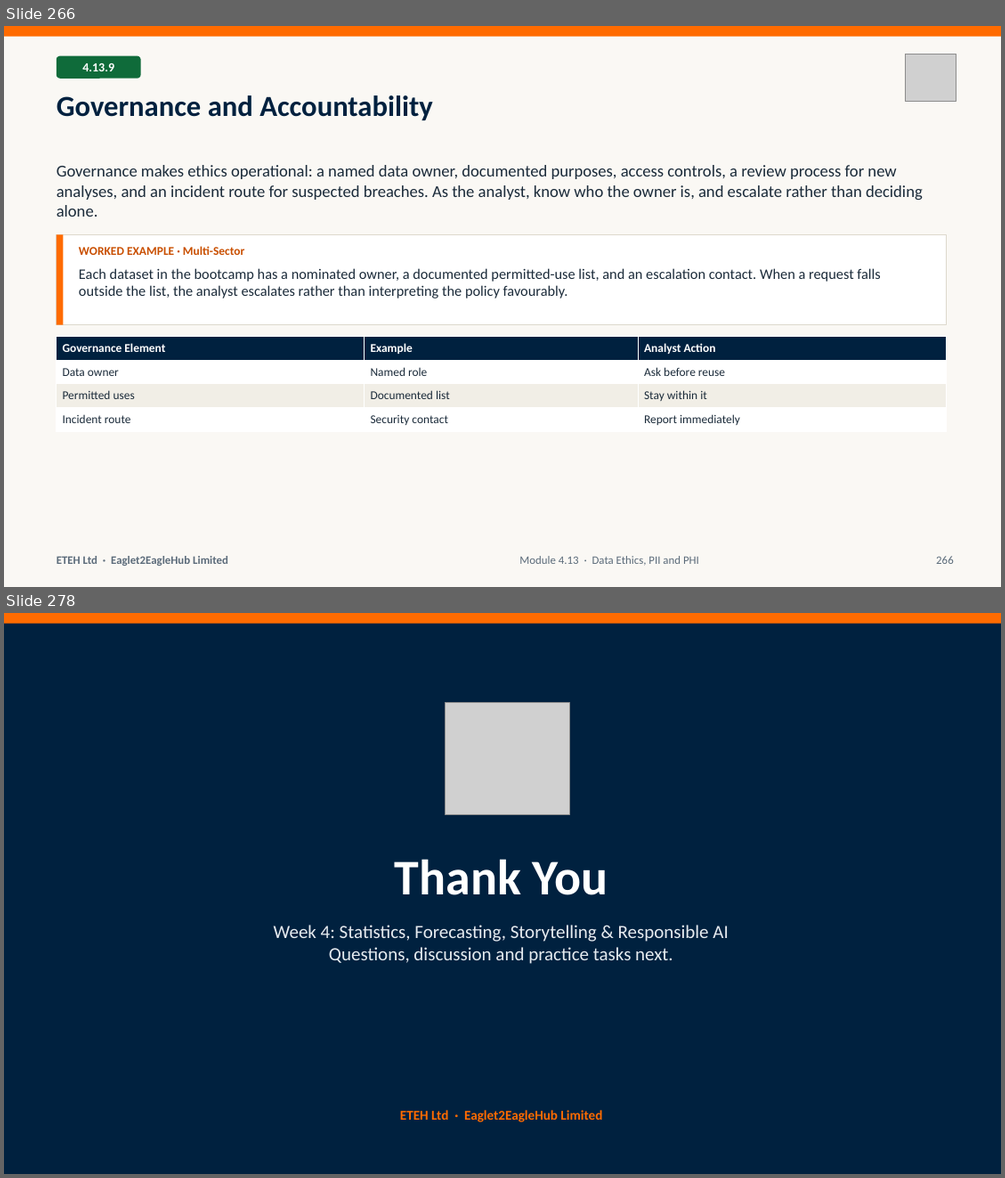
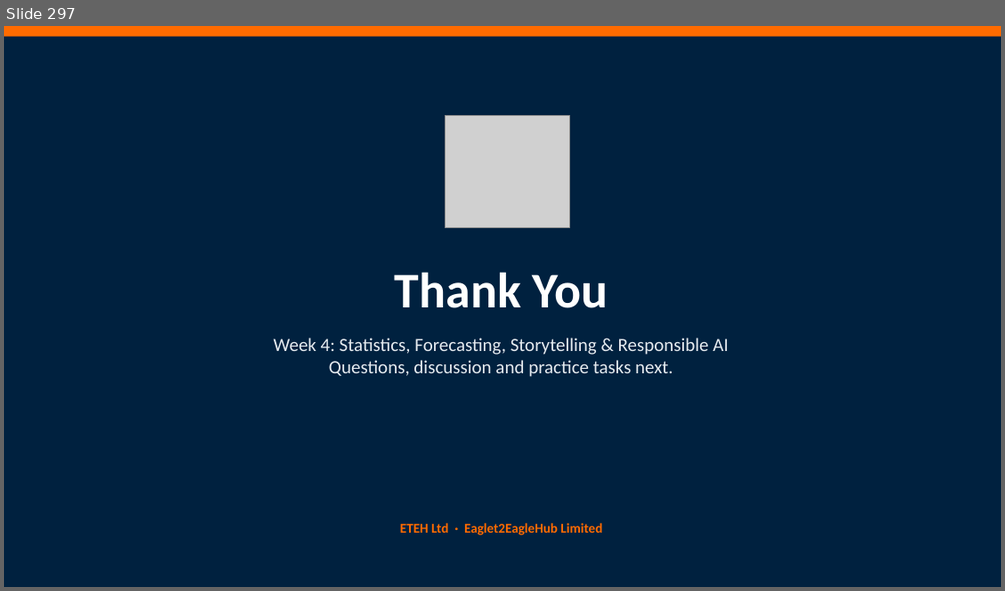
Before and after one commit to MaxiKen/ETEH, a slide deck: ETEH_Bootcamp_Pack/ETEH_Vol4_Week4_Stats_Forecast_AI_Slides.pptx. Shown one above the other, each under a label of ours: slides 266 and 278 before the commit, slide 297 after it; the slides between them are not shown. The pictures are 1005x1178 and 1005x591 pixels, drawn with LibreOffice and Linux fonts; fonts in the diff are those of the drawing; grey boxes stand for pictures. Boxes give left, top, right and bottom in pixels: in the first picture for what was removed or moved away, otherwise in the second. Text is boxed around its words. In the diff, an @@ line names an element or a change of style, - is before the commit and + after.

Commit message:
v2 slides: Modules 4.11-4.14 (Volume 4 complete); Week 4 workbook text fixes; V3 store-count fix

```diff
--- a/ETEH_Bootcamp_Pack/ETEH_Vol4_Week4_Stats_Forecast_AI_Slides.pptx
+++ b/ETEH_Bootcamp_Pack/ETEH_Vol4_Week4_Stats_Forecast_AI_Slides.pptx
@@ slide 266 removed at box(4, 26, 1001, 587), background #FAF8F4 @@
@@ rectangle removed at box(4, 26, 1001, 37) @@
@@ rounded rectangle removed at box(57, 56, 141, 79) @@
@@ text removed at box(82, 63, 114, 71) @@
-4.13.9
@@ picture removed at box(905, 54, 956, 101) @@
@@ title removed at box(57, 95, 433, 120) @@
-Governance and Accountability
@@ text removed at box(57, 165, 922, 216) @@
-Governance makes ethics operational: a named data owner, documented purposes, access controls, a review process for new analyses, and an incident route for suspected breaches. As the analyst, know who the owner is, and escalate rather than deciding alone.
@@ rectangle removed at box(57, 234, 947, 325) @@
@@ rectangle removed at box(57, 234, 63, 325) @@
@@ text removed at box(79, 246, 244, 255) @@
-WORKED EXAMPLE · Multi-Sector
@@ text removed at box(79, 268, 880, 298) @@
-Each dataset in the bootcamp has a nominated owner, a documented permitted-use list, and an escalation contact. When a request falls outside the list, the analyst escalates rather than interpreting the policy favourably.
@@ table removed at box(57, 336, 947, 431), 4 rows, 3 columns @@
-Governance Element | Example | Analyst Action
-Data owner | Named role | Ask before reuse
-Permitted uses | Documented list | Stay within it
-Incident route | Security contact | Report immediately
@@ text removed at box(57, 556, 228, 565) @@
-ETEH Ltd · Eaglet2EagleHub Limited
@@ text removed at box(519, 556, 699, 565) @@
-Module 4.13 · Data Ethics, PII and PHI
@@ text removed at box(936, 556, 954, 564) @@
-266
@@ what was slide 278 is now slide 297 @@
```
Also in this commit, not shown: 6 slides changed, 61 slides added, 41 other slides removed, 9 other files.
